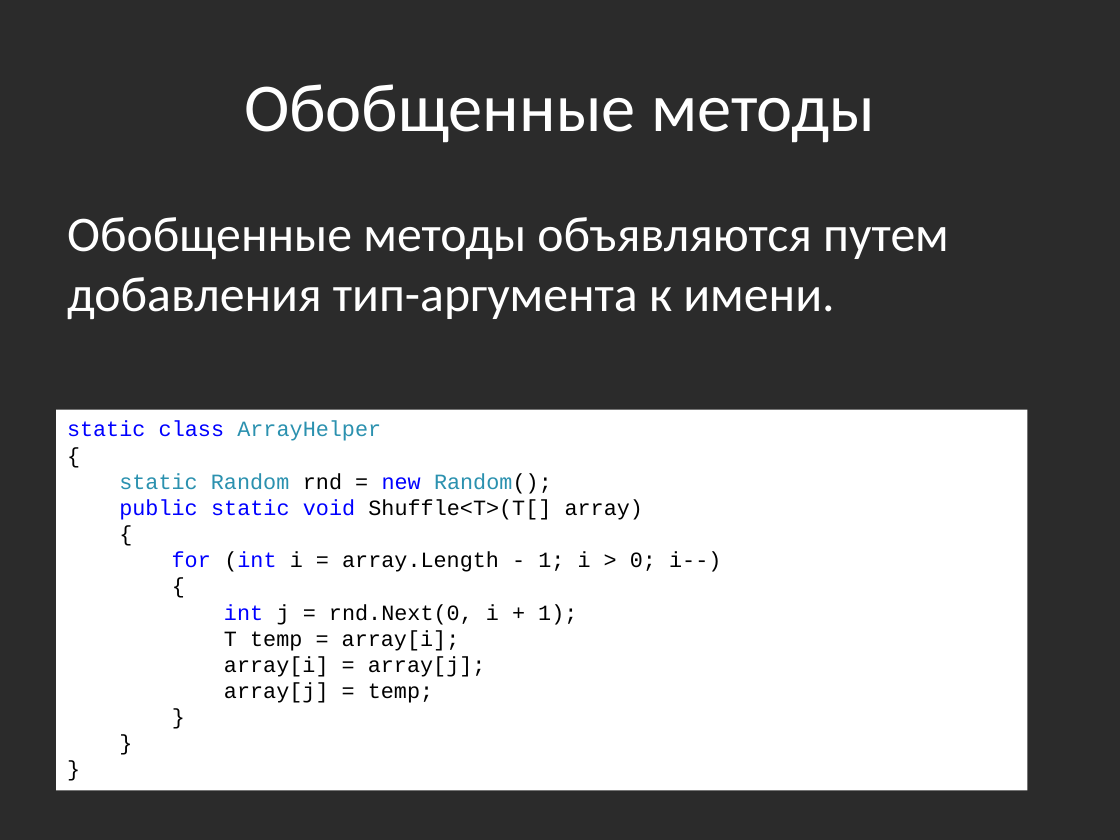
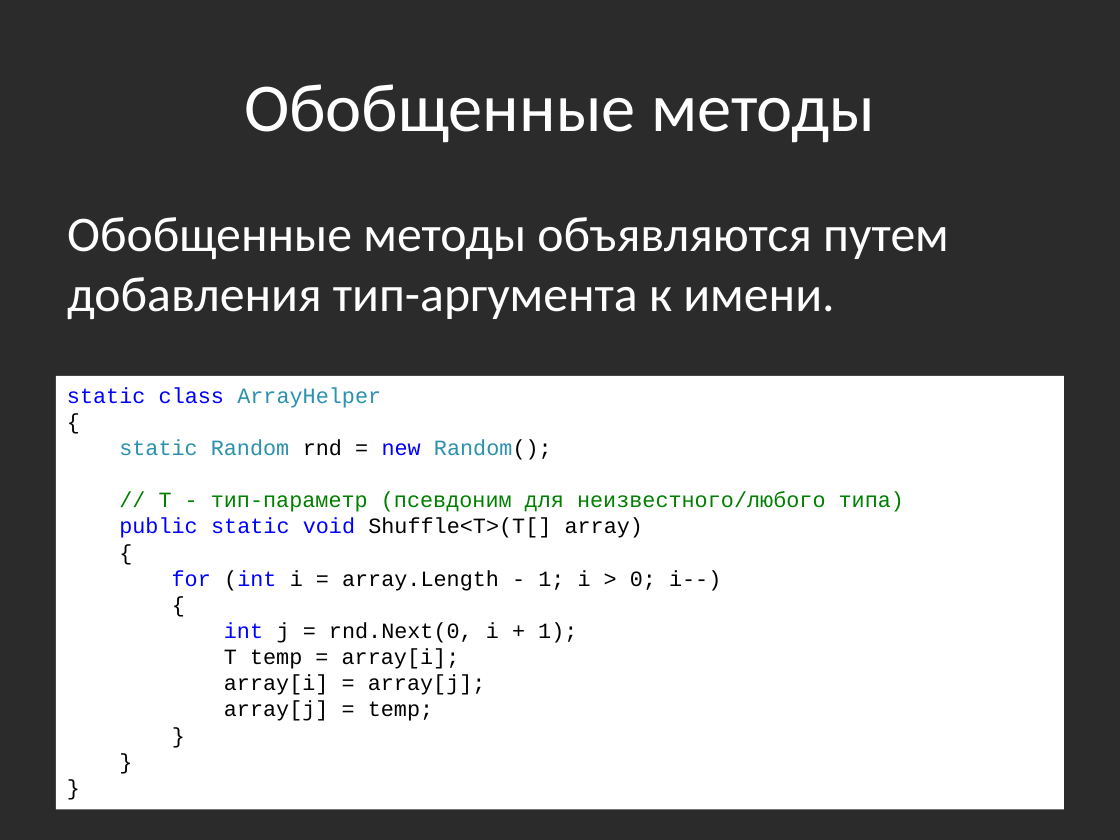
Before and after one commit to bazile/Training, a slide deck: slide 5 of Presentation/lesson-02-generics.pptx. Drawn at 1120x840 pixels with LibreOffice and Linux fonts; fonts in the diff are those of the drawing; background and template pictures are left out; a plain dark background stands for a picture behind light text. Boxes give left, top, right and bottom in pixels: in the first picture for what was removed or moved away, otherwise in the second. Text is boxed around its words. In the diff, an @@ line names an element or a change of style, - is before the commit and + after.

```diff
--- a/Presentation/lesson-02-generics.pptx
+++ b/Presentation/lesson-02-generics.pptx
@@ rectangle "static class ArrayHelper": place and size @@
-rectangle "static class ArrayHelper" at bbox=[56, 410, 1027, 791]
+rectangle "static class ArrayHelper" at bbox=[56, 376, 1064, 810]
@@ text in rectangle at bbox=[159, 492, 904, 512]: paragraph added @@
+// T - тип-параметр (псевдоним для неизвестного/любого типа)
```
Also in this commit, not shown: 2 other slides changed, 11 slides added, 11 other files.
